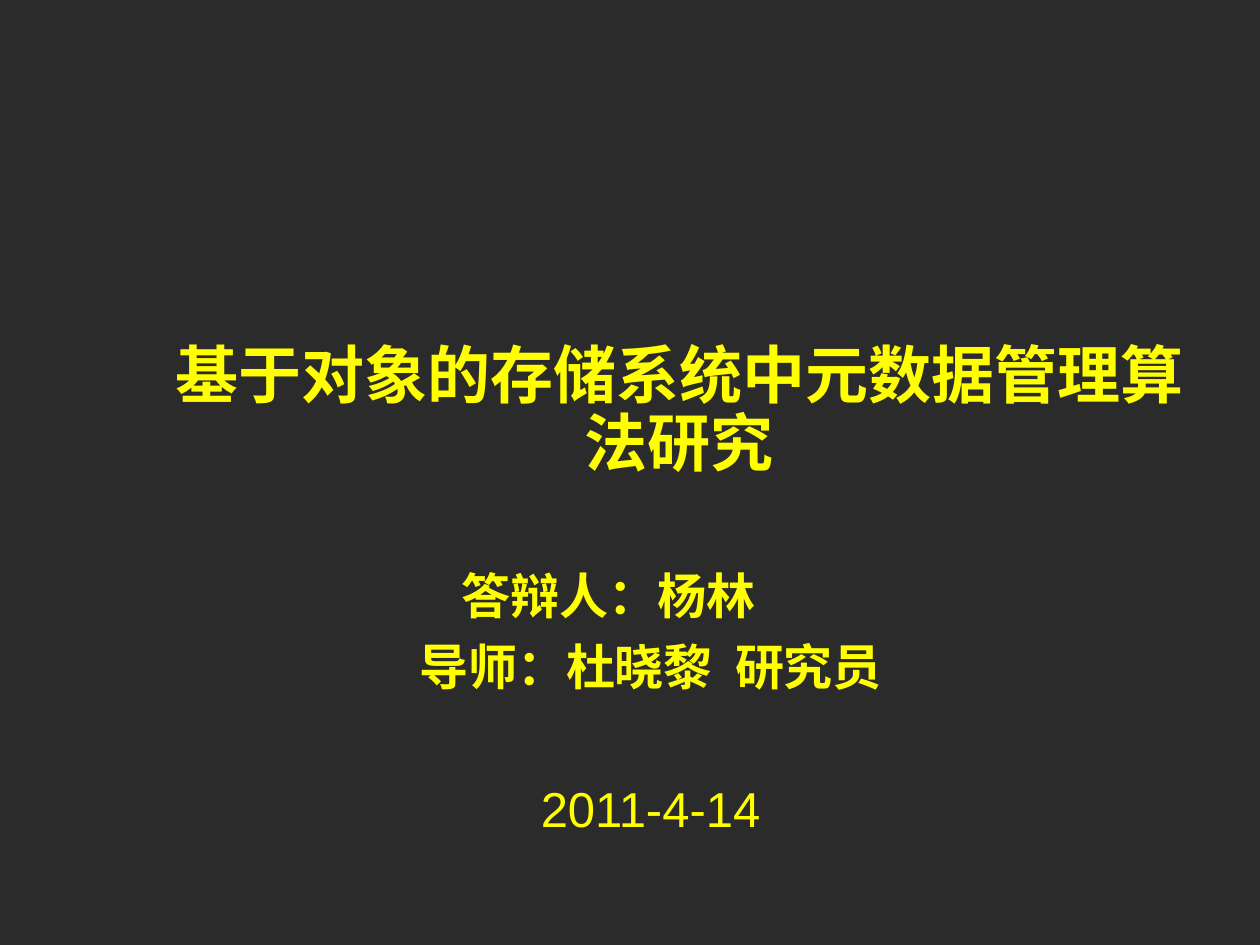
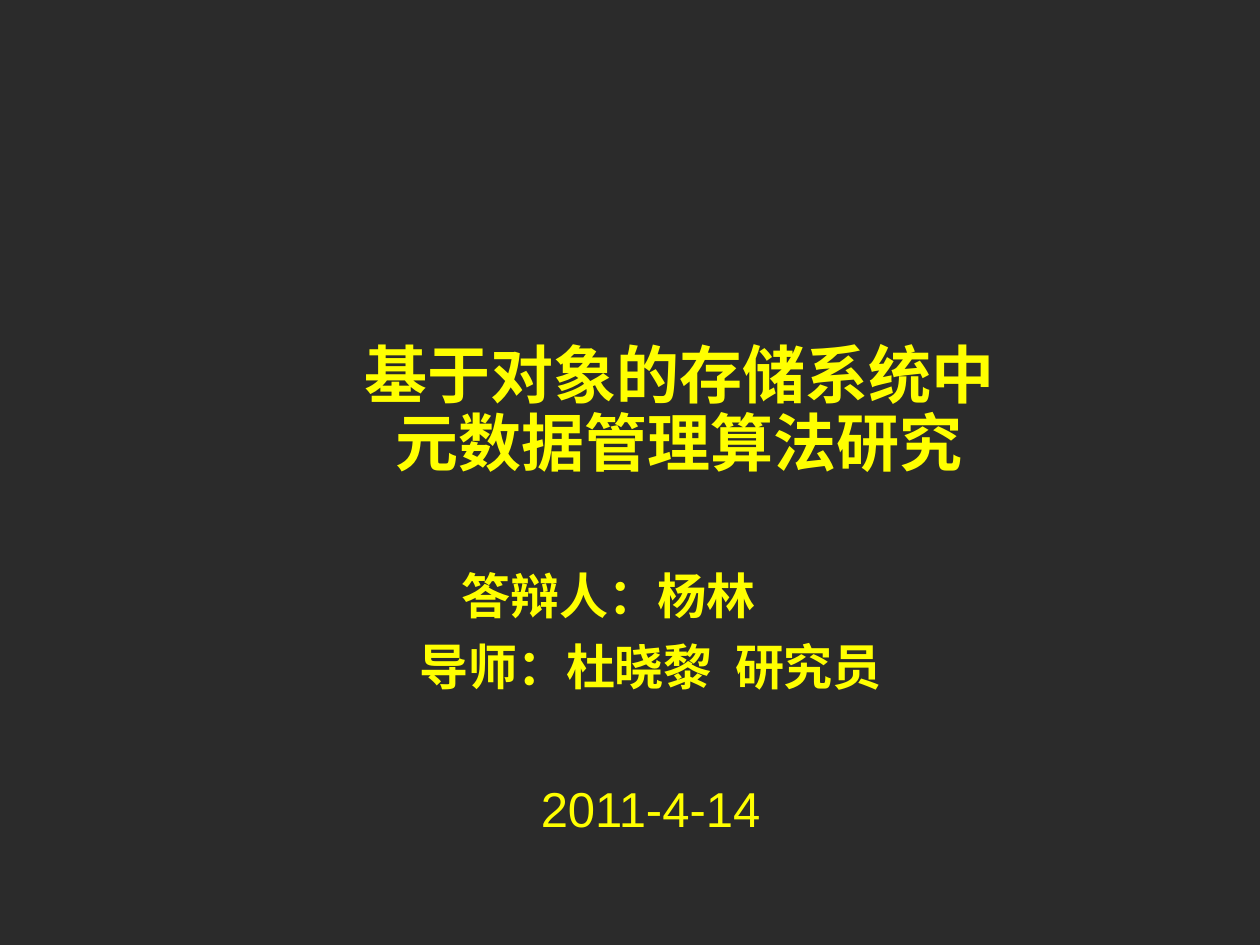
Before and after one commit to cheliequan/idning-paper, a slide deck: slide 1 of draft/答辩.ppt. Drawn at 1260x945 pixels with LibreOffice and Linux fonts; fonts in the diff are those of the drawing; background and template pictures are left out; a plain dark background stands for a picture behind light text. Boxes give left, top, right and bottom in pixels: in the first picture for what was removed or moved away, otherwise in the second. Text is boxed around its words. In the diff, an @@ line names an element or a change of style, - is before the commit and + after.

```diff
--- a/draft/答辩.ppt
+++ b/draft/答辩.ppt
@@ text at bbox=[364, 344, 994, 472]: text changed @@
-基于对象的存储系统中元数据管理算法研究
+基于对象的存储系统中
+元数据管理算法研究
```
Also in this commit, not shown: 5 other slides changed, 10 slides added, 4 slides removed, 1 other file.
